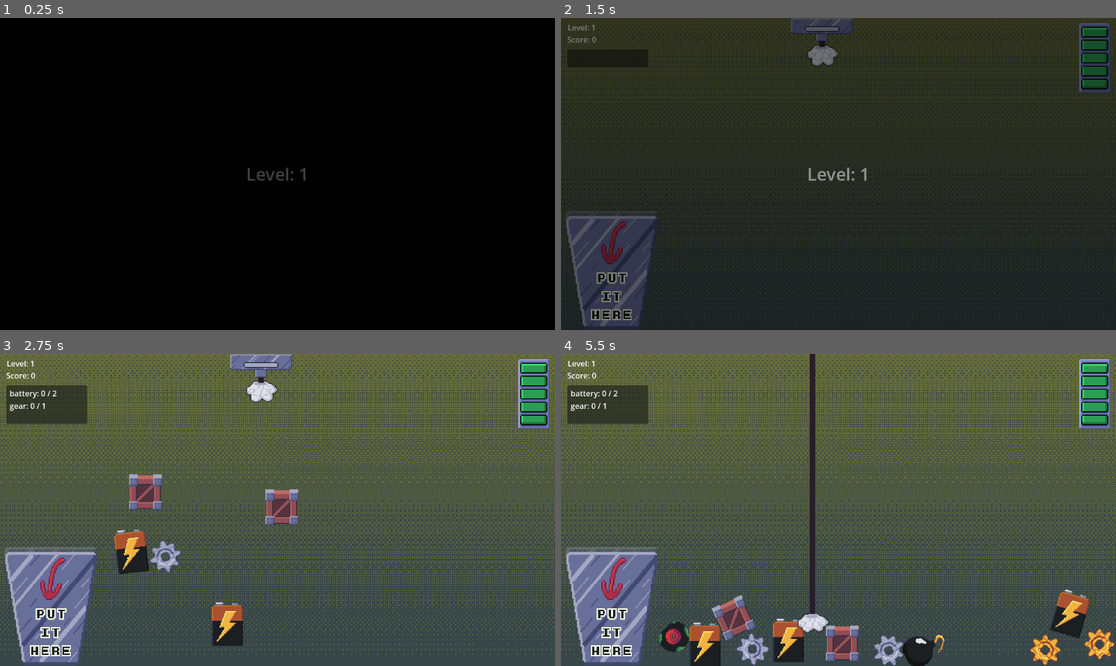
Above: before the commit, frames 1-4 (two rows, left to right).
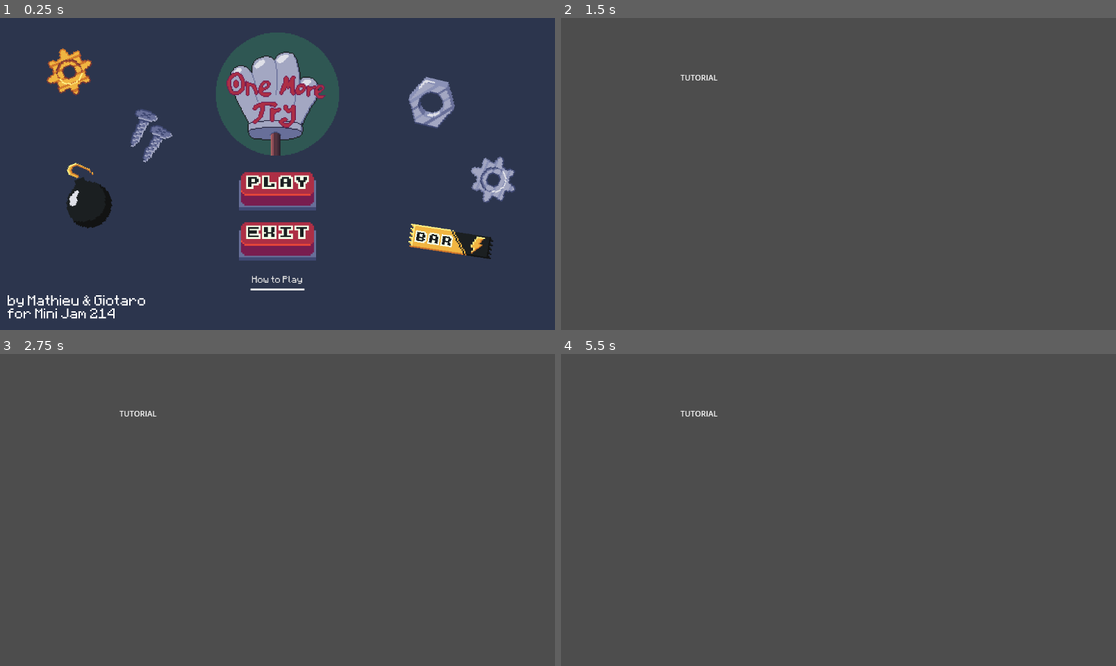
Above: after the commit, the same moments.

Repository: geuresti/mini_jam_214
Game: Godot game, scene res://Scenes/menu.tscn
Same seed, same stepped clock (60 frames per second), same inputs: the game is played once before the commit and once after it. Before the commit the project starts from res://Scenes/level.tscn. The engine's default icon, where the game draws it, is replaced by a stand-in: a white triangle on a blue panel in a dark square.
Inputs (mouse positions are in pixels of both pictures, inside the frame that each line leads up to):
- Up to frame 1 (0.25 s): no input
- Up to frame 2 (1.5 s): click (838, 280) at 0.5 s, where only the run after the commit has a clickable "How to Play"; move the mouse to (960, 158) at 1.27 s; hold D (right) from 1.28 s (still down); tap Space (activate) at 1.35 s
- Up to frame 3 (2.75 s): move the mouse to (166, 525) at 2.02 s; release D (right) at 2.03 s; hold Down (ui_down) from 2.03 s (still down); tap Space (activate) at 2.1 s
- Up to frame 4 (5.5 s): move the mouse to (894, 441) at 2.77 s; release Down (ui_down) at 2.78 s; hold D (right) 2.78-3.53 s; tap Space (activate) every 0.75 s from 2.85 to 5.1 s; move the mouse to (810, 572) at 3.52 s; hold Up (ui_up) 3.53-4.28 s; move the mouse to (1005, 556) at 4.27 s; hold A (left) from 4.28 s (still down); move the mouse to (672, 463) at 5.02 s

The runs differ from the first frame. In frame 1, 100% of the frame differs, in the area x 0-100%, y 0-100%; in frame 2, 99%; in frame 3, 39%; in frame 4, 42%.

Commit message:
Added Main Menu
Main menu scene

Diff:
--- a/Scenes/Items/battery_item.tscn
+++ b/Scenes/Items/battery_item.tscn
@@ -1,7 +1,10 @@
-[gd_scene load_steps=3 format=3 uid="uid://c41irqex016gn"]
+[gd_scene load_steps=4 format=3 uid="uid://c41irqex016gn"]
 
 [ext_resource type="PackedScene" uid="uid://dnbrkwt8mctmj" path="res://Scenes/Items/item.tscn" id="1_7ajt2"]
-[ext_resource type="Texture2D" uid="uid://24bv2iksrdfi" path="res://Assets/sprites.png" id="2_ahyr3"]
+[ext_resource type="Texture2D" uid="uid://cycynscwts5r7" path="res://Assets/battery.png" id="2_ahyr3"]
+
+[sub_resource type="RectangleShape2D" id="RectangleShape2D_gkyyp"]
+size = Vector2(32, 46)
 
 [node name="BatteryItem" instance=ExtResource("1_7ajt2")]
 points = 10
@@ -10,12 +13,10 @@
 
 [node name="Sprite2D" parent="." index="0"]
 texture = ExtResource("2_ahyr3")
-hframes = 8
-vframes = 4
-frame = 6
 
 [node name="CollisionShape2D" parent="GrabBox" index="0"]
 position = Vector2(0, 1.5)
 
 [node name="PhysicsCollisionShape" parent="." index="2"]
-position = Vector2(0, 1.5)
+position = Vector2(0, 1)
+shape = SubResource("RectangleShape2D_gkyyp")
--- a/Scenes/Items/bomb_item.tscn
+++ b/Scenes/Items/bomb_item.tscn
@@ -1,13 +1,13 @@
 [gd_scene load_steps=5 format=3 uid="uid://d2vahky23k64x"]
 
 [ext_resource type="PackedScene" uid="uid://dnbrkwt8mctmj" path="res://Scenes/Items/item.tscn" id="1_dwfcs"]
-[ext_resource type="Texture2D" uid="uid://24bv2iksrdfi" path="res://Assets/sprites.png" id="2_0ait3"]
+[ext_resource type="Texture2D" uid="uid://iwvpj60c4g5r" path="res://Assets/bomb.png" id="2_m8cl8"]
 
-[sub_resource type="CircleShape2D" id="CircleShape2D_0ait3"]
-radius = 17.0294
+[sub_resource type="CircleShape2D" id="CircleShape2D_3m8f4"]
+radius = 16.0
 
-[sub_resource type="CircleShape2D" id="CircleShape2D_jsala"]
-radius = 17.0
+[sub_resource type="CircleShape2D" id="CircleShape2D_lwfgw"]
+radius = 16.0
 
 [node name="BombItem" instance=ExtResource("1_dwfcs")]
 energy = -15
@@ -15,16 +15,12 @@
 
 [node name="Sprite2D" parent="." index="0"]
 position = Vector2(-2, 0)
-scale = Vector2(1, 1)
-texture = ExtResource("2_0ait3")
-hframes = 8
-vframes = 4
-frame = 7
+texture = ExtResource("2_m8cl8")
 
 [node name="CollisionShape2D" parent="GrabBox" index="0"]
-position = Vector2(-2, 8)
-shape = SubResource("CircleShape2D_0ait3")
+position = Vector2(-2, 7)
+shape = SubResource("CircleShape2D_3m8f4")
 
 [node name="PhysicsCollisionShape" parent="." index="2"]
-position = Vector2(-2, 9)
-shape = SubResource("CircleShape2D_jsala")
+position = Vector2(-2, 7)
+shape = SubResource("CircleShape2D_lwfgw")
--- a/Scenes/Items/crate_item.tscn
+++ b/Scenes/Items/crate_item.tscn
@@ -1,21 +1,23 @@
-[gd_scene load_steps=3 format=3 uid="uid://b46xwaopl5tqg"]
+[gd_scene load_steps=5 format=3 uid="uid://b46xwaopl5tqg"]
 
 [ext_resource type="PackedScene" uid="uid://dnbrkwt8mctmj" path="res://Scenes/Items/item.tscn" id="1_rqtlo"]
-[ext_resource type="Texture2D" uid="uid://24bv2iksrdfi" path="res://Assets/sprites.png" id="2_13r7y"]
+[ext_resource type="Texture2D" uid="uid://ddsriyu3e5w8r" path="res://Assets/crate.png" id="2_bpk8u"]
+
+[sub_resource type="RectangleShape2D" id="RectangleShape2D_bpk8u"]
+size = Vector2(34, 36.5)
+
+[sub_resource type="RectangleShape2D" id="RectangleShape2D_ky4sd"]
+size = Vector2(34, 36)
 
 [node name="CrateItem" instance=ExtResource("1_rqtlo")]
 item_type = "crate"
 
 [node name="Sprite2D" parent="." index="0"]
-position = Vector2(2, 1)
-scale = Vector2(1, 1)
-texture = ExtResource("2_13r7y")
-hframes = 7
-vframes = 4
-frame = 4
+texture = ExtResource("2_bpk8u")
 
 [node name="CollisionShape2D" parent="GrabBox" index="0"]
-position = Vector2(-1.5, 0)
+position = Vector2(0, -0.25)
+shape = SubResource("RectangleShape2D_bpk8u")
 
 [node name="PhysicsCollisionShape" parent="." index="2"]
-position = Vector2(-1.5, 0)
+shape = SubResource("RectangleShape2D_ky4sd")
--- a/Scenes/Items/energy_bar.tscn
+++ b/Scenes/Items/energy_bar.tscn
@@ -1,32 +1,27 @@
 [gd_scene load_steps=5 format=3 uid="uid://dly38gbti6b7f"]
 
 [ext_resource type="PackedScene" uid="uid://dnbrkwt8mctmj" path="res://Scenes/Items/item.tscn" id="1_wk7tf"]
-[ext_resource type="Texture2D" uid="uid://24bv2iksrdfi" path="res://Assets/sprites.png" id="2_rtbej"]
+[ext_resource type="Texture2D" uid="uid://b1wy1str6kqmf" path="res://Assets/energy_bar_item.png" id="2_rtbej"]
 
 [sub_resource type="RectangleShape2D" id="RectangleShape2D_rtbej"]
-size = Vector2(58, 17)
+size = Vector2(58, 16)
 
 [sub_resource type="RectangleShape2D" id="RectangleShape2D_jtkdd"]
-size = Vector2(58, 17)
+size = Vector2(58, 16)
 
 [node name="EnergyBarItem" instance=ExtResource("1_wk7tf")]
 energy = 18
 item_type = "energy bar"
 
 [node name="Sprite2D" parent="." index="0"]
-position = Vector2(2, 1)
 texture = ExtResource("2_rtbej")
-hframes = 4
-vframes = 7
-frame = 11
 
 [node name="GrabBox" parent="." index="1"]
 position = Vector2(2, 1)
 
 [node name="CollisionShape2D" parent="GrabBox" index="0"]
-position = Vector2(-2, -1.5)
+position = Vector2(-2, -1)
 shape = SubResource("RectangleShape2D_rtbej")
 
 [node name="PhysicsCollisionShape" parent="." index="2"]
-position = Vector2(0, -0.5)
 shape = SubResource("RectangleShape2D_jtkdd")
--- a/Scenes/Items/gear_item.tscn
+++ b/Scenes/Items/gear_item.tscn
@@ -1,12 +1,12 @@
 [gd_scene load_steps=5 format=3 uid="uid://wodfkh32yxag"]
 
 [ext_resource type="PackedScene" uid="uid://dnbrkwt8mctmj" path="res://Scenes/Items/item.tscn" id="1_koha3"]
-[ext_resource type="Texture2D" uid="uid://24bv2iksrdfi" path="res://Assets/sprites.png" id="2_ud8qy"]
+[ext_resource type="Texture2D" uid="uid://d1aks74uhwpu5" path="res://Assets/gear.png" id="2_ud8qy"]
 
-[sub_resource type="CircleShape2D" id="CircleShape2D_6ga5c"]
+[sub_resource type="CircleShape2D" id="CircleShape2D_im60k"]
 radius = 16.0
 
-[sub_resource type="CircleShape2D" id="CircleShape2D_kj02d"]
+[sub_resource type="CircleShape2D" id="CircleShape2D_ikb0t"]
 radius = 16.0
 
 [node name="GearItem" instance=ExtResource("1_koha3")]
@@ -15,11 +15,9 @@
 
 [node name="Sprite2D" parent="." index="0"]
 texture = ExtResource("2_ud8qy")
-hframes = 9
-vframes = 6
 
 [node name="CollisionShape2D" parent="GrabBox" index="0"]
-shape = SubResource("CircleShape2D_6ga5c")
+shape = SubResource("CircleShape2D_im60k")
 
 [node name="PhysicsCollisionShape" parent="." index="2"]
-shape = SubResource("CircleShape2D_kj02d")
+shape = SubResource("CircleShape2D_ikb0t")
--- a/Scenes/Items/golden_gear_item.tscn
+++ b/Scenes/Items/golden_gear_item.tscn
@@ -1,7 +1,13 @@
-[gd_scene load_steps=3 format=3 uid="uid://dm7hilwuamw1x"]
+[gd_scene load_steps=5 format=3 uid="uid://dm7hilwuamw1x"]
 
 [ext_resource type="PackedScene" uid="uid://dnbrkwt8mctmj" path="res://Scenes/Items/item.tscn" id="1_g14cs"]
-[ext_resource type="Texture2D" uid="uid://24bv2iksrdfi" path="res://Assets/sprites.png" id="2_7hja7"]
+[ext_resource type="Texture2D" uid="uid://cl1fc4st5f3un" path="res://Assets/golden_gear.png" id="2_7hja7"]
+
+[sub_resource type="CircleShape2D" id="CircleShape2D_irwba"]
+radius = 16.0312
+
+[sub_resource type="CircleShape2D" id="CircleShape2D_si63t"]
+radius = 16.0
 
 [node name="GoldenGearItem" instance=ExtResource("1_g14cs")]
 points = 15
@@ -9,8 +15,10 @@
 item_type = "golden gear"
 
 [node name="Sprite2D" parent="." index="0"]
-scale = Vector2(1, 1)
 texture = ExtResource("2_7hja7")
-hframes = 9
-vframes = 6
-frame = 1
+
+[node name="CollisionShape2D" parent="GrabBox" index="0"]
+shape = SubResource("CircleShape2D_irwba")
+
+[node name="PhysicsCollisionShape" parent="." index="2"]
+shape = SubResource("CircleShape2D_si63t")
--- a/Scenes/Items/hex_nut_item.tscn
+++ b/Scenes/Items/hex_nut_item.tscn
@@ -1,27 +1,24 @@
 [gd_scene load_steps=5 format=3 uid="uid://7ry0qh2lanry"]
 
 [ext_resource type="PackedScene" uid="uid://dnbrkwt8mctmj" path="res://Scenes/Items/item.tscn" id="1_x7iey"]
-[ext_resource type="Texture2D" uid="uid://24bv2iksrdfi" path="res://Assets/sprites.png" id="2_7sv5i"]
-
-[sub_resource type="RectangleShape2D" id="RectangleShape2D_7sv5i"]
-size = Vector2(32, 32)
+[ext_resource type="Texture2D" uid="uid://burkj8e7epq5u" path="res://Assets/hex_nut.png" id="2_7sv5i"]
 
 [sub_resource type="RectangleShape2D" id="RectangleShape2D_koeer"]
-size = Vector2(32, 32)
+size = Vector2(32, 33)
+
+[sub_resource type="RectangleShape2D" id="RectangleShape2D_v7i3g"]
+size = Vector2(32, 33)
 
 [node name="HexNutItem" instance=ExtResource("1_x7iey")]
 item_type = "hex nut"
 
 [node name="Sprite2D" parent="." index="0"]
 texture = ExtResource("2_7sv5i")
-hframes = 9
-vframes = 5
-frame = 3
 
 [node name="CollisionShape2D" parent="GrabBox" index="0"]
-position = Vector2(0, -1)
-shape = SubResource("RectangleShape2D_7sv5i")
+position = Vector2(0, -0.5)
+shape = SubResource("RectangleShape2D_koeer")
 
 [node name="PhysicsCollisionShape" parent="." index="2"]
-position = Vector2(0, -1)
-shape = SubResource("RectangleShape2D_koeer")
+position = Vector2(0, -0.5)
+shape = SubResource("RectangleShape2D_v7i3g")
--- a/Scenes/Items/screw_item.tscn
+++ b/Scenes/Items/screw_item.tscn
@@ -1,7 +1,13 @@
-[gd_scene load_steps=3 format=3 uid="uid://cvlqnpsx4cevk"]
+[gd_scene load_steps=5 format=3 uid="uid://cvlqnpsx4cevk"]
 
 [ext_resource type="PackedScene" uid="uid://dnbrkwt8mctmj" path="res://Scenes/Items/item.tscn" id="1_m3dlb"]
-[ext_resource type="Texture2D" uid="uid://24bv2iksrdfi" path="res://Assets/sprites.png" id="2_7ubyo"]
+[ext_resource type="Texture2D" uid="uid://4wo8dxakbsfs" path="res://Assets/screw.png" id="2_7ubyo"]
+
+[sub_resource type="RectangleShape2D" id="RectangleShape2D_om1di"]
+size = Vector2(29, 35)
+
+[sub_resource type="RectangleShape2D" id="RectangleShape2D_iycik"]
+size = Vector2(29, 35)
 
 [node name="ScrewItem" instance=ExtResource("1_m3dlb")]
 points = 15
@@ -10,12 +16,11 @@
 [node name="Sprite2D" parent="." index="0"]
 position = Vector2(1, -2)
 texture = ExtResource("2_7ubyo")
-hframes = 9
-vframes = 5
-frame = 2
 
 [node name="CollisionShape2D" parent="GrabBox" index="0"]
-position = Vector2(1.5, -2.5)
+position = Vector2(1.5, -1.5)
+shape = SubResource("RectangleShape2D_om1di")
 
 [node name="PhysicsCollisionShape" parent="." index="2"]
-position = Vector2(1.5, -2.5)
+position = Vector2(1.5, -1.5)
+shape = SubResource("RectangleShape2D_iycik")
--- a/Scenes/Items/wheel_item.tscn
+++ b/Scenes/Items/wheel_item.tscn
@@ -1,7 +1,7 @@
 [gd_scene load_steps=5 format=3 uid="uid://dps138fkfwiv"]
 
 [ext_resource type="PackedScene" uid="uid://dnbrkwt8mctmj" path="res://Scenes/Items/item.tscn" id="1_amk5p"]
-[ext_resource type="Texture2D" uid="uid://24bv2iksrdfi" path="res://Assets/sprites.png" id="2_c6gbp"]
+[ext_resource type="Texture2D" uid="uid://bg0g2lh1qoknj" path="res://Assets/wheel.png" id="2_c6gbp"]
 
 [sub_resource type="CircleShape2D" id="CircleShape2D_bw6c8"]
 radius = 16.0312
@@ -15,14 +15,9 @@
 
 [node name="Sprite2D" parent="." index="0"]
 texture = ExtResource("2_c6gbp")
-hframes = 9
-vframes = 5
-frame = 4
 
 [node name="CollisionShape2D" parent="GrabBox" index="0"]
-position = Vector2(1, 0)
 shape = SubResource("CircleShape2D_bw6c8")
 
 [node name="PhysicsCollisionShape" parent="." index="2"]
-position = Vector2(1, 0)
 shape = SubResource("CircleShape2D_0nq4c")
--- a/Scenes/level.tscn
+++ b/Scenes/level.tscn
@@ -6,6 +6,7 @@
 [ext_resource type="Texture2D" uid="uid://da18lnvit7hdl" path="res://Assets/background.png" id="2_wqkje"]
 [ext_resource type="PackedScene" uid="uid://oo8fgpx34kmi" path="res://Scenes/bucket.tscn" id="3_6phgx"]
 [ext_resource type="Texture2D" uid="uid://cm532s7cwy3xy" path="res://Assets/blank_button.png" id="3_8c0lf"]
+[ext_resource type="FontFile" uid="uid://mps0qq8u0o70" path="res://Assets/MINECRAFT.TTF" id="3_crh0w"]
 [ext_resource type="Texture2D" uid="uid://bmjjh3u0opv67" path="res://Assets/blank_button_pressed.png" id="4_754fn"]
 [ext_resource type="Script" uid="uid://bqk7bo457rxyr" path="res://Scripts/sound_container.gd" id="8_754fn"]
 [ext_resource type="AudioStream" uid="uid://c37wl7clxbcpj" path="res://Assets/Sounds/Mini Jam 214 - One More Time - Soundtrack.wav" id="9_bvt00"]
@@ -67,7 +68,6 @@
 vertical_alignment = 1
 
 [node name="GameOverUI" type="Control" parent="HUD_Container"]
-visible = false
 layout_mode = 3
 anchors_preset = 15
 anchor_right = 1.0
@@ -102,28 +102,33 @@
 
 [node name="GameOverLabel" type="Label" parent="HUD_Container/GameOverUI/VBoxContainer"]
 layout_mode = 2
+theme_override_fonts/font = ExtResource("3_crh0w")
 theme_override_font_sizes/font_size = 36
 text = "GAME OVER"
 horizontal_alignment = 1
 
 [node name="Label2" type="Label" parent="HUD_Container/GameOverUI/VBoxContainer"]
 layout_mode = 2
+theme_override_fonts/font = ExtResource("3_crh0w")
 
 [node name="FinalLevel" type="Label" parent="HUD_Container/GameOverUI/VBoxContainer"]
 layout_mode = 2
+theme_override_fonts/font = ExtResource("3_crh0w")
 text = "You reached level 0"
 horizontal_alignment = 1
 
 [node name="FinalScore" type="Label" parent="HUD_Container/GameOverUI/VBoxContainer"]
 layout_mode = 2
+theme_override_fonts/font = ExtResource("3_crh0w")
 text = "Final Score: 0"
 horizontal_alignment = 1
 
 [node name="Label" type="Label" parent="HUD_Container/GameOverUI/VBoxContainer"]
 layout_mode = 2
+theme_override_fonts/font = ExtResource("3_crh0w")
 
 [node name="MainMenuButton" type="TextureButton" parent="HUD_Container/GameOverUI/VBoxContainer"]
-custom_minimum_size = Vector2(100, 50)
+custom_minimum_size = Vector2(110, 50)
 layout_mode = 2
 size_flags_horizontal = 4
 texture_normal = ExtResource("3_8c0lf")
@@ -133,12 +138,12 @@
 [node name="MainMenuButtonText" type="Label" parent="HUD_Container/GameOverUI/VBoxContainer/MainMenuButton"]
 layout_mode = 1
 anchors_preset = -1
-anchor_left = 0.06
-anchor_top = 0.06
+anchor_left = 0.05
+anchor_top = 0.14
 anchor_right = 0.94
-anchor_bottom = 0.6
-offset_left = -1.0
-offset_right = -1.0
+anchor_bottom = 0.5
+offset_right = 3.0
+theme_override_fonts/font = ExtResource("3_crh0w")
 text = "Main Menu"
 horizontal_alignment = 1
 
--- /dev/null
+++ b/Scenes/menu.tscn
@@ -0,0 +1,156 @@
+[gd_scene load_steps=21 format=3 uid="uid://dtj8u1mi1xc2a"]
+
+[ext_resource type="Texture2D" uid="uid://o808cuk25jws" path="res://Assets/Logo 2.png" id="1_jsrd8"]
+[ext_resource type="Script" uid="uid://dfpgxag2c8ktj" path="res://Scripts/menu.gd" id="1_q3rjx"]
+[ext_resource type="Texture2D" uid="uid://102qsme4frnj" path="res://Assets/play_button_neutral.png" id="2_wbdvm"]
+[ext_resource type="Texture2D" uid="uid://bdk4lqblvk2ae" path="res://Assets/play_button_pressed.png" id="3_q3rjx"]
+[ext_resource type="Texture2D" uid="uid://dt2nuso4e5jgt" path="res://Assets/exit_button_neutral.png" id="4_6swd7"]
+[ext_resource type="Texture2D" uid="uid://cwl4f6es3kjsd" path="res://Assets/exit_button_pressed.png" id="5_7qvly"]
+[ext_resource type="FontFile" uid="uid://mps0qq8u0o70" path="res://Assets/MINECRAFT.TTF" id="6_rfqti"]
+[ext_resource type="Texture2D" uid="uid://cl1fc4st5f3un" path="res://Assets/golden_gear.png" id="6_wbdvm"]
+[ext_resource type="Texture2D" uid="uid://iwvpj60c4g5r" path="res://Assets/bomb.png" id="8_23t3j"]
+[ext_resource type="Texture2D" uid="uid://4wo8dxakbsfs" path="res://Assets/screw.png" id="9_8ph6h"]
+[ext_resource type="Texture2D" uid="uid://burkj8e7epq5u" path="res://Assets/hex_nut.png" id="10_5ti5v"]
+[ext_resource type="Texture2D" uid="uid://d1aks74uhwpu5" path="res://Assets/gear.png" id="11_1by5w"]
+[ext_resource type="Texture2D" uid="uid://b1wy1str6kqmf" path="res://Assets/energy_bar_item.png" id="12_kmwmt"]
+[ext_resource type="AudioStream" uid="uid://c37wl7clxbcpj" path="res://Assets/Sounds/Mini Jam 214 - One More Time - Soundtrack.wav" id="14_5ti5v"]
+[ext_resource type="AudioStream" uid="uid://bn6cq5cvr7swd" path="res://Assets/Sounds/ButtonClick_02.wav" id="15_1by5w"]
+
+[sub_resource type="StyleBoxEmpty" id="StyleBoxEmpty_5ti5v"]
+
+[sub_resource type="StyleBoxEmpty" id="StyleBoxEmpty_1by5w"]
+
+[sub_resource type="StyleBoxEmpty" id="StyleBoxEmpty_kmwmt"]
+
+[sub_resource type="StyleBoxEmpty" id="StyleBoxEmpty_rc6uw"]
+
+[sub_resource type="StyleBoxFlat" id="StyleBoxFlat_23t3j"]
+bg_color = Color(0.6, 0.6, 0.6, 0)
+border_width_bottom = 4
+border_color = Color(1, 1, 1, 1)
+
+[node name="Menu" type="Control"]
+layout_mode = 3
+anchors_preset = 15
+anchor_right = 1.0
+anchor_bottom = 1.0
+offset_right = -1152.0
+offset_bottom = -648.0
+grow_horizontal = 2
+grow_vertical = 2
+script = ExtResource("1_q3rjx")
+
+[node name="Background" type="ColorRect" parent="."]
+custom_minimum_size = Vector2(100, 100)
+layout_mode = 1
+anchors_preset = -1
+offset_right = 1152.0
+offset_bottom = 648.0
+color = Color(0.172549, 0.207843, 0.301961, 1)
+metadata/_edit_lock_ = true
+
+[node name="Logo" type="Sprite2D" parent="."]
+position = Vector2(576, 158)
+texture = ExtResource("1_jsrd8")
+metadata/_edit_lock_ = true
+
+[node name="PlayButton" type="TextureButton" parent="."]
+custom_minimum_size = Vector2(100, 50)
+layout_mode = 0
+offset_left = 496.0
+offset_top = 320.0
+offset_right = 656.0
+offset_bottom = 400.0
+texture_normal = ExtResource("2_wbdvm")
+texture_pressed = ExtResource("3_q3rjx")
+stretch_mode = 0
+
+[node name="ExitButton" type="TextureButton" parent="."]
+custom_minimum_size = Vector2(160, 80)
+layout_mode = 0
+offset_left = 496.0
+offset_top = 424.0
+offset_right = 656.0
+offset_bottom = 504.0
+texture_normal = ExtResource("4_6swd7")
+texture_pressed = ExtResource("5_7qvly")
+stretch_mode = 0
+
+[node name="TutorialButton" type="Button" parent="."]
+layout_mode = 0
+offset_left = 520.0
+offset_top = 526.0
+offset_right = 632.0
+offset_bottom = 566.0
+theme_override_colors/icon_normal_color = Color(1, 1, 1, 1)
+theme_override_fonts/font = ExtResource("6_rfqti")
+theme_override_styles/hover_pressed_mirrored = SubResource("StyleBoxEmpty_5ti5v")
+theme_override_styles/hover_pressed = SubResource("StyleBoxEmpty_1by5w")
+theme_override_styles/hover = SubResource("StyleBoxEmpty_kmwmt")
+theme_override_styles/pressed = SubResource("StyleBoxEmpty_rc6uw")
+theme_override_styles/normal = SubResource("StyleBoxFlat_23t3j")
+text = "How to Play"
+
+[node name="SpriteContainer" type="Control" parent="."]
+anchors_preset = 0
+offset_right = 40.0
+offset_bottom = 40.0
+
+[node name="GoldenGear" type="Sprite2D" parent="SpriteContainer"]
+position = Vector2(144, 112)
+rotation = 0.414328
+scale = Vector2(3, 3)
+texture = ExtResource("6_wbdvm")
+
+[node name="Bomb" type="Sprite2D" parent="SpriteContainer"]
+position = Vector2(176, 368)
+rotation = -0.381305
+scale = Vector2(3, 3)
+texture = ExtResource("8_23t3j")
+
+[node name="Screw" type="Sprite2D" parent="SpriteContainer"]
+position = Vector2(312, 248)
+rotation = 0.263112
+scale = Vector2(3, 3)
+texture = ExtResource("9_8ph6h")
+
+[node name="HexNut" type="Sprite2D" parent="SpriteContainer"]
+position = Vector2(896, 176)
+rotation = 0.234349
+scale = Vector2(3, 3)
+texture = ExtResource("10_5ti5v")
+
+[node name="Gear" type="Sprite2D" parent="SpriteContainer"]
+position = Vector2(1024, 336)
+rotation = -0.384171
+scale = Vector2(3, 3)
+texture = ExtResource("11_1by5w")
+
+[node name="EnergyBar" type="Sprite2D" parent="SpriteContainer"]
+position = Vector2(936, 464)
+rotation = 0.150995
+scale = Vector2(3, 3)
+texture = ExtResource("12_kmwmt")
+
+[node name="Label" type="Label" parent="."]
+layout_mode = 0
+offset_left = 16.0
+offset_top = 576.0
+offset_right = 182.0
+offset_bottom = 625.0
+theme_override_fonts/font = ExtResource("6_rfqti")
+theme_override_font_sizes/font_size = 24
+text = "by Mathieu & Giotaro
+for Mini Jam 214  "
+
+[node name="BackgroundMusic" type="AudioStreamPlayer" parent="."]
+stream = ExtResource("14_5ti5v")
+volume_db = -10.0
+
+[node name="ButtonPress" type="AudioStreamPlayer" parent="."]
+stream = ExtResource("15_1by5w")
+volume_db = -5.0
+
+[connection signal="pressed" from="PlayButton" to="." method="_on_play_button_pressed"]
+[connection signal="pressed" from="ExitButton" to="." method="_on_exit_button_pressed"]
+[connection signal="pressed" from="TutorialButton" to="." method="_on_tutorial_button_pressed"]
--- /dev/null
+++ b/Scenes/tutorial.tscn
@@ -0,0 +1,10 @@
+[gd_scene format=3 uid="uid://cw3wjeeoggh2l"]
+
+[node name="Tutorial" type="Node2D"]
+
+[node name="Label" type="Label" parent="."]
+offset_left = 248.0
+offset_top = 112.0
+offset_right = 325.0
+offset_bottom = 135.0
+text = "TUTORIAL"
--- a/Scripts/level.gd
+++ b/Scripts/level.gd
@@ -145,8 +145,8 @@
 	await tween.finished
 	return true
 
-# WIP
+# Go to main menu
 func _on_main_menu_button_pressed() -> void:
-	print("Main Menu Button Pressed")
 	emit_signal("play_button_pressed_sound")
-	await get_tree().create_timer(0.5).timeout
+	await get_tree().create_timer(0.25).timeout
+	get_tree().change_scene_to_file("res://Scenes/menu.tscn")
--- /dev/null
+++ b/Scripts/menu.gd
@@ -0,0 +1,38 @@
+extends Control
+
+@onready var background_music = $BackgroundMusic
+@onready var button_press = $ButtonPress
+
+var button_delay = 0.2
+
+func _ready() -> void:
+	fade_in_background_music()
+
+func _on_play_button_pressed() -> void:
+	button_press.play()
+	await get_tree().create_timer(button_delay).timeout
+	get_tree().change_scene_to_file("res://Scenes/level.tscn")
+
+func _on_exit_button_pressed() -> void:
+	button_press.play()
+	await get_tree().create_timer(button_delay).timeout
+	get_tree().quit()
+
+func _on_tutorial_button_pressed() -> void:
+	button_press.play()
+	await get_tree().create_timer(button_delay).timeout
+	get_tree().change_scene_to_file("res://Scenes/tutorial.tscn")
+
+# Fade the music in over small duration
+func fade_in_background_music() -> void:
+	# Start volume
+	background_music.volume_db = -30
+	background_music.play()
+	var tween = create_tween()
+	# End at -20 decibles over 4 seconds
+	tween.tween_property(
+		background_music,
+		"volume_db",
+		-20,
+		4
+	)
--- a/Scripts/sound_container.gd
+++ b/Scripts/sound_container.gd
@@ -23,14 +23,14 @@
 # Fade the music in over small duration
 func fade_in_background_music() -> void:
 	# Start volume
-	background_music.volume_db = -20
+	background_music.volume_db = -30
 	background_music.play()
 	var tween = create_tween()
-	# End at -10 decibles over 3 seconds
+	# End at -15 decibles over 3 seconds
 	tween.tween_property(
 		background_music,
 		"volume_db",
-		-20,
+		-15,
 		3
 	)
 
--- a/project.godot
+++ b/project.godot
@@ -11,7 +11,7 @@
 [application]
 
 config/name="Mini_Jam_214"
-run/main_scene="uid://kuvp1brhjfkm"
+run/main_scene="uid://dtj8u1mi1xc2a"
 config/features=PackedStringArray("4.4", "Forward Plus")
 config/icon="res://Assets/icon.svg"
 
Binary file added: Assets/Logo 2.png
Not shown, added: Assets/Logo 2.png.import
Binary file added: Assets/MINECRAFT.TTF
Not shown, added: Assets/MINECRAFT.TTF.import
Binary file added: Assets/battery.png
Not shown, added: Assets/battery.png.import
Binary file added: Assets/bomb.png
Not shown, added: Assets/bomb.png.import
Binary file added: Assets/crate.png
Not shown, added: Assets/crate.png.import
Binary file added: Assets/energy_bar_item.png
Not shown, added: Assets/energy_bar_item.png.import
(and 18 more such lines)
